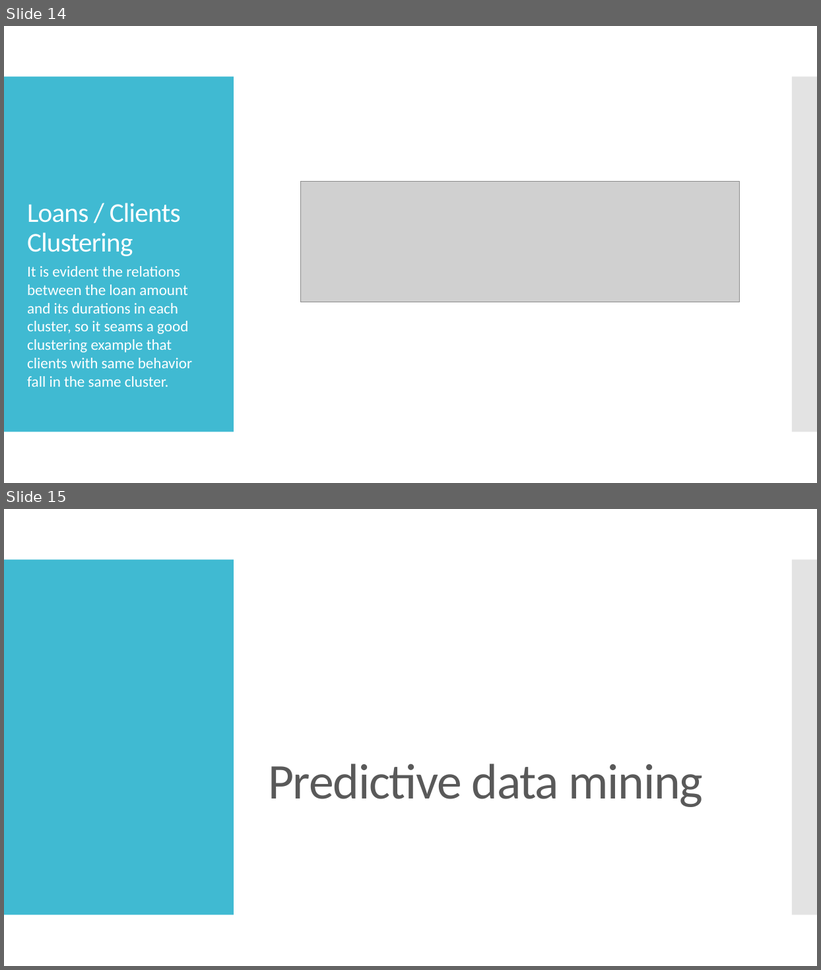
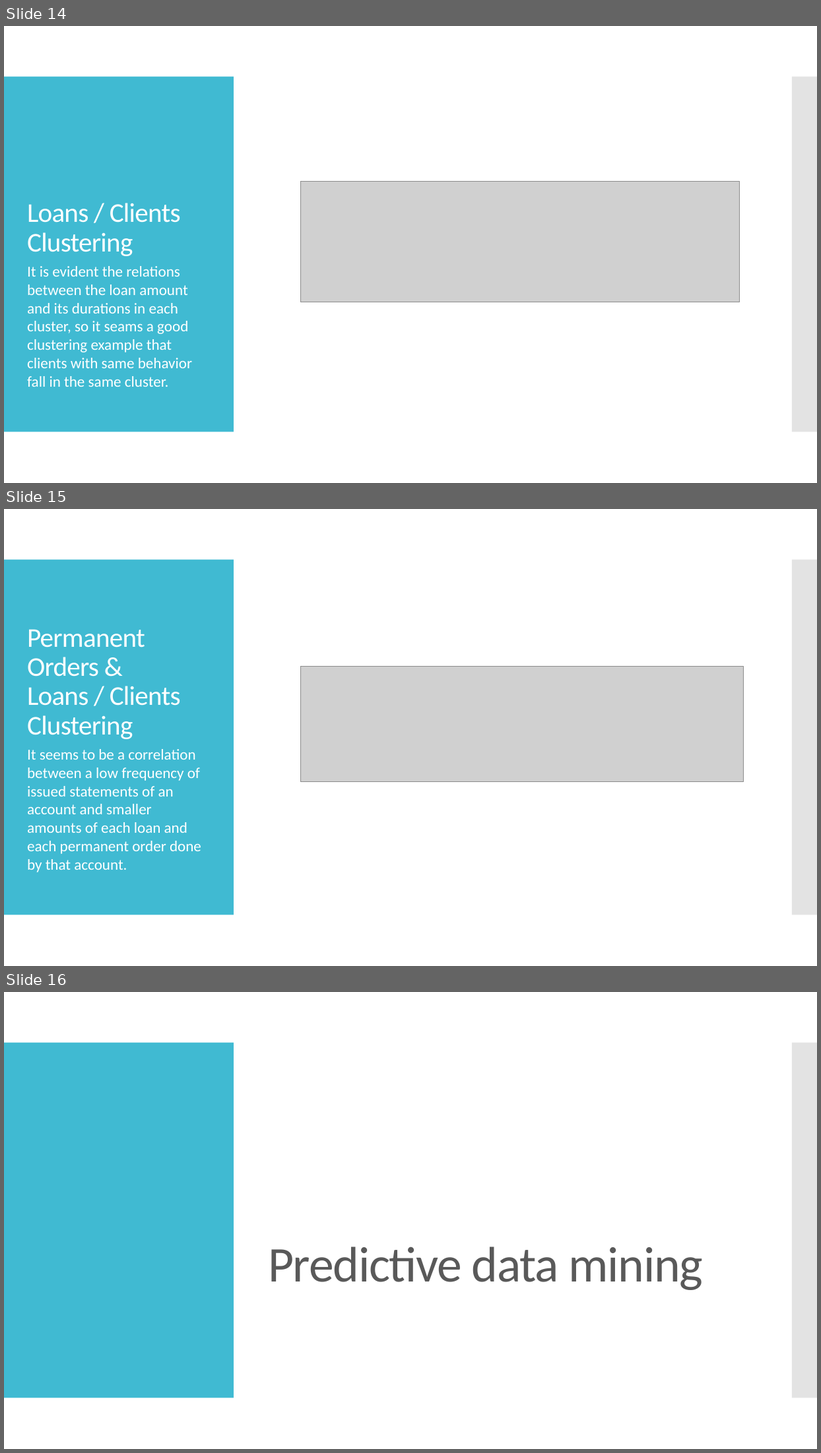
Before and after one commit to jpdias/banking-dm-case-study, a slide deck: Banking Data Mining.pptx. Shown one above the other, each under a label of ours: slides 14 and 15 before the commit, slides 14, 15 and 16 after it. The pictures are 821x970 and 821x1453 pixels, drawn with LibreOffice and Linux fonts; fonts in the diff are those of the drawing; grey boxes stand for pictures. Boxes give left, top, right and bottom in pixels: in the first picture for what was removed or moved away, otherwise in the second. Text is boxed around its words. In the diff, an @@ line names an element or a change of style, - is before the commit and + after.

Commit message:
Added Cluster PaymentOrders_Acc in Rapidminer and respective slide in the presentation

```diff
--- a/Banking Data Mining.pptx
+++ b/Banking Data Mining.pptx
@@ slide 15 added at [4,509,817,966], background #FFFFFF; not listed: 2 template elements that a slide beside it also shows @@
@@ title added at [27,629,181,739], 32 pt, text #FFFFFF @@
+Permanent Orders & Loans / Clients Clustering
@@ picture added at [300,666,744,782] @@
@@ text added at [27,749,201,873], 18 pt, text #FFFFFF @@
+It seems to be a correlation between a low frequency of issued statements of an account and smaller amounts of each loan and each permanent order done by that account.
@@ what was slide 15 is now slide 16 @@
```
Also in this commit, not shown: 2 slides changed, 2 other slides added, 3 slides removed, 2 other files.
